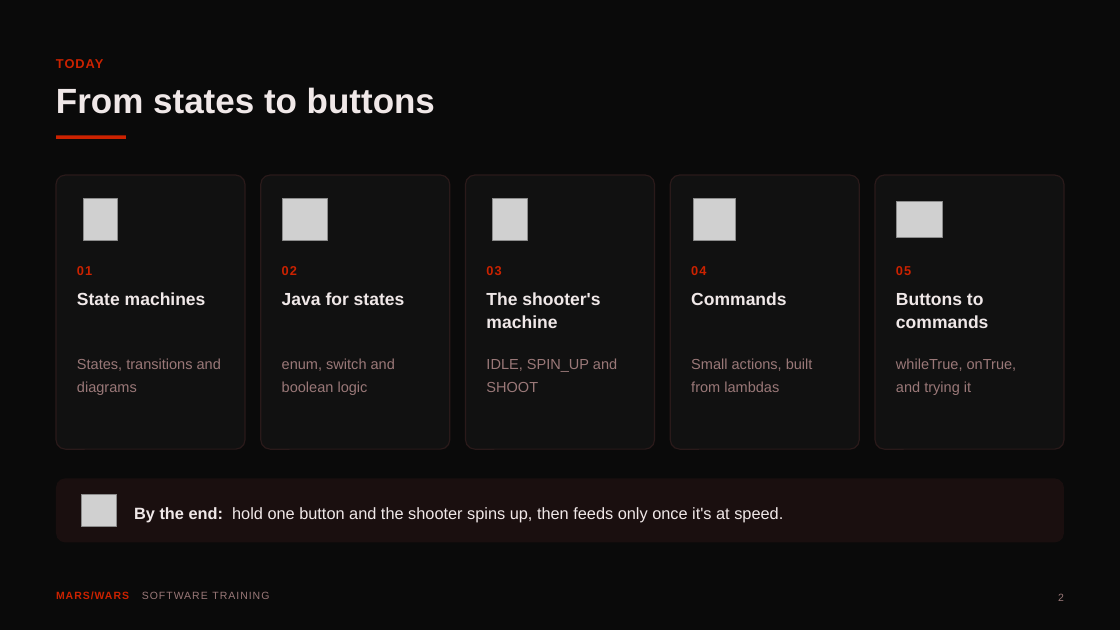
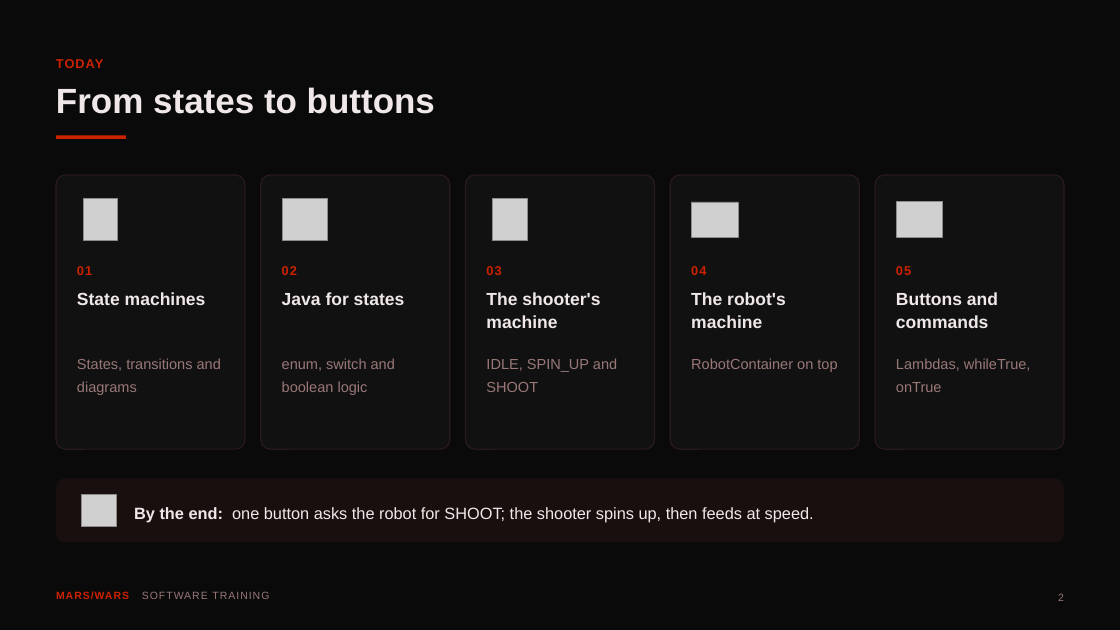
Before and after one commit to FRC-Team-4143/scriptum-lessons, a slide deck: slide 2 of deck7-state-machines-and-commands.pptx. Drawn at 1120x630 pixels with LibreOffice and Linux fonts; fonts in the diff are those of the drawing; grey boxes stand for pictures. Boxes give left, top, right and bottom in pixels: in the first picture for what was removed or moved away, otherwise in the second. Text is boxed around its words. In the diff, an @@ line names an element or a change of style, - is before the commit and + after.

```diff
--- a/deck7-state-machines-and-commands.pptx
+++ b/deck7-state-machines-and-commands.pptx
@@ picture: place and size @@
-picture at (694,198,736,240)
+picture at (691,202,738,236)
@@ text at (691,292,786,328): text changed @@
-Commands
+The robot's machine
@@ text at (896,292,998,328): text changed @@
-Buttons to commands
+Buttons and commands
@@ text at (691,358,837,372): text changed @@
-Small actions, built from lambdas
+RobotContainer on top
@@ text at (896,358,1031,392): text changed @@
-whileTrue, onTrue, and trying it
+Lambdas, whileTrue, onTrue
@@ text at (134,507,814,523): text changed @@
-By the end: hold one button and the shooter spins up, then feeds only once it's at speed.
+By the end: one button asks the robot for SHOOT; the shooter spins up, then feeds at speed.
```
Also in this commit, not shown: 12 other slides changed, 6 slides added, 5 slides removed, 3 other files.
